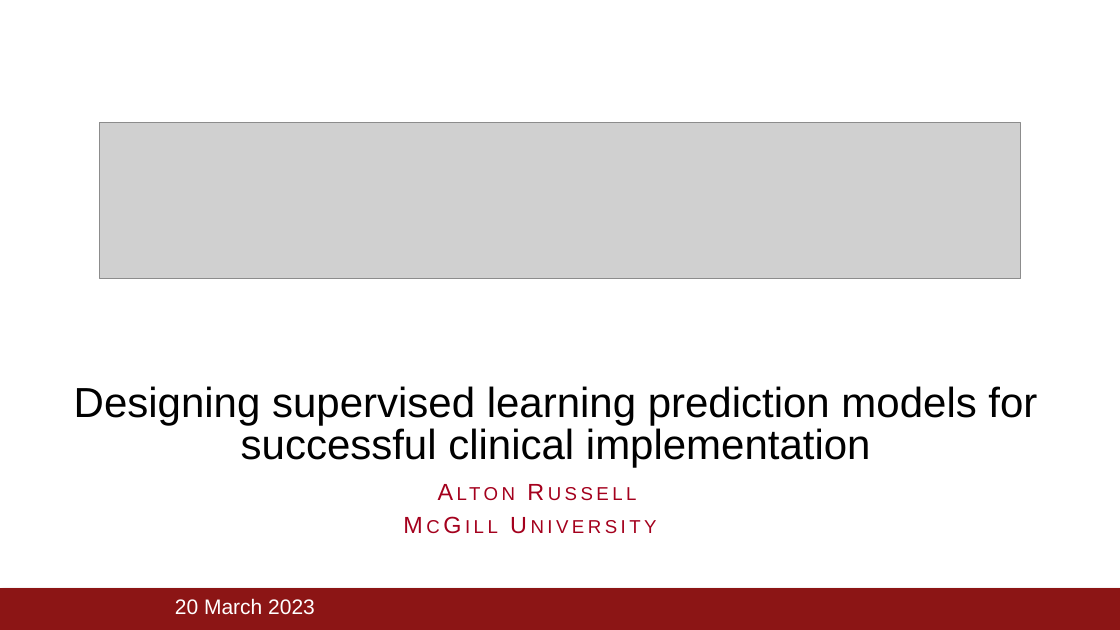
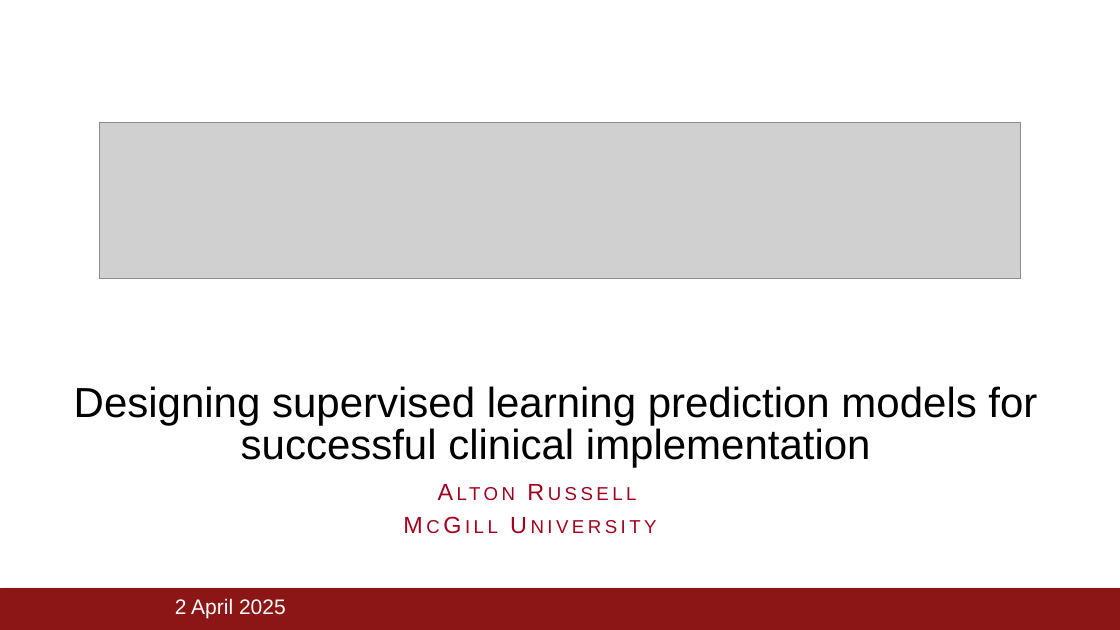
Before and after one commit to altonrus/EMD601_ML_guest_lecture, a slide deck: slide 1 of clinically_useful_ML_prediction.pptx. Drawn at 1120x630 pixels with LibreOffice and Linux fonts; fonts in the diff are those of the drawing; grey boxes stand for pictures; background and template pictures are left out. Boxes give left, top, right and bottom in pixels: in the first picture for what was removed or moved away, otherwise in the second. Text is boxed around its words. In the diff, an @@ line names an element or a change of style, - is before the commit and + after.

Commit message:
updated for 2025 guest lecture (minor changes)

```diff
--- a/clinically_useful_ML_prediction.pptx
+++ b/clinically_useful_ML_prediction.pptx
@@ text at [175, 598, 286, 619]: text changed @@
-20 March 2023
+2 April 2025
```
Also in this commit, not shown: 44 other files.
